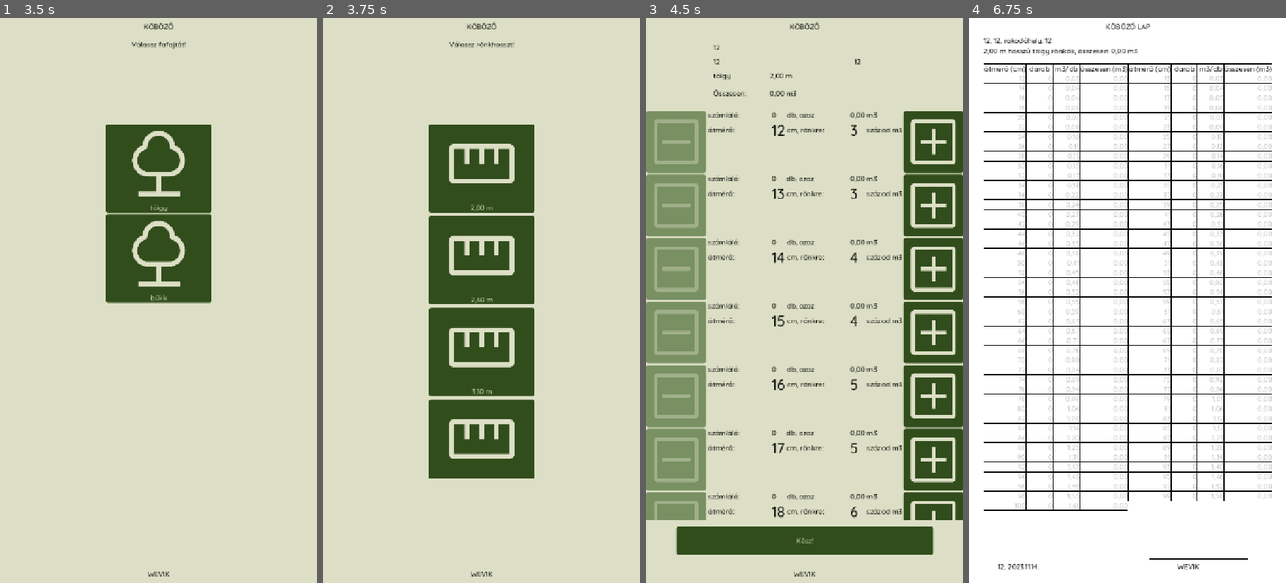
Above: before the commit, frames 1-4 (left to right).
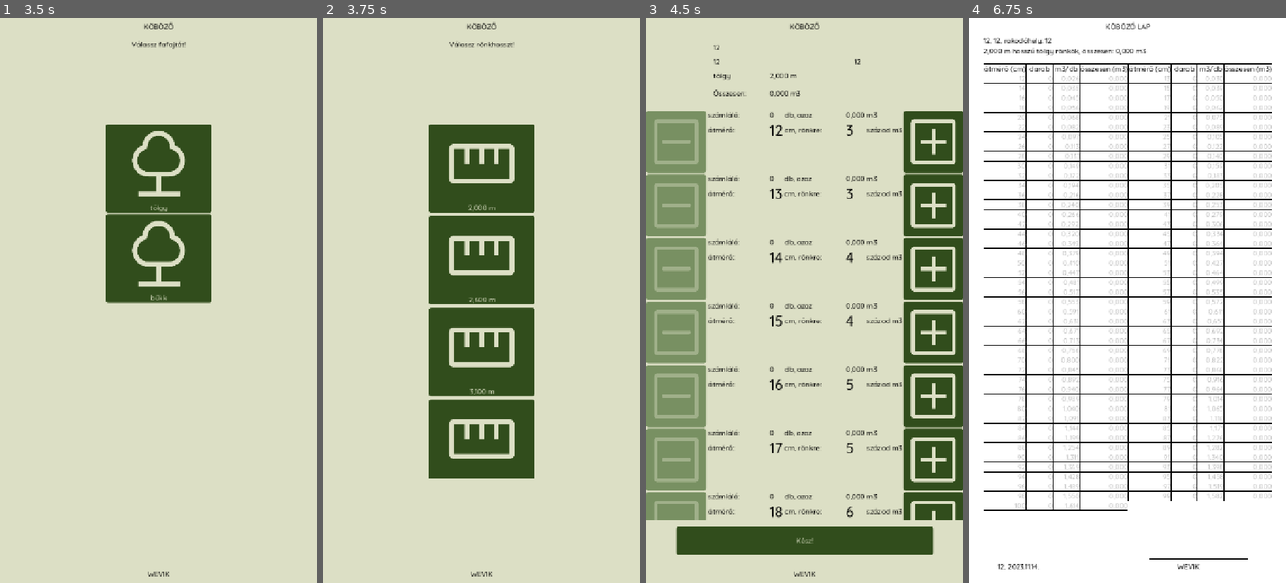
Above: after the commit, the same moments.

Repository: rolika/kob_g
Game: Godot game, scene res://main.tscn
The game is run twice, just before and just after one commit, with the same random seed, the same clock (stepped at 60 frames per second) and the same inputs.
Inputs (mouse positions are in pixels of both pictures, inside the frame that each line leads up to):
- Up to frame 1 (3.5 s): click "Új köbözés indítása" at 0.5 s; click (155, 131) at 1.27 s; type "12" at 1.35 s; click (155, 187) at 1.5 s; type "12" at 1.58 s; click (155, 244) at 1.73 s; type "12" at 1.82 s; click (155, 300) at 2.02 s; type "WEVIK" at 2.1 s; click "Tovább" at 2.75 s
- Up to frame 2 (3.75 s): click "tölgy" at 3.5 s
- Up to frame 3 (4.5 s): click (804, 170) at 4.25 s, where only the run before the commit has a clickable "2,00 m"
- Up to frame 4 (6.75 s): click (1257, 142) at 5.02 s; click (997, 142) at 5.75 s; click "Kész!" at 6.5 s

Frame 1 is identical in both runs. In frame 2, 0.1% of the frame differs, in the area x 45-55%, y 33-67%; in frame 3, 1.9%; in frame 4, 2.4%, in the area x 8-93%, y 5-87%.

Commit message:
show 3-digit floats

Diff:
--- a/scripts/pile.gd
+++ b/scripts/pile.gd
@@ -4,6 +4,7 @@
 
 const CUBE_DATA_PRECISION: float = 0.001
 const STARTING_DIAMETER: int = 12
+const FLOAT_FMT: String = "%.3f"
 
 var company: String
 var city: String
@@ -77,7 +78,7 @@
 
 func translate_decimal(num: Variant) -> Variant:
     if is_instance_of(num, TYPE_FLOAT):
-        var text = "%.2f" % num
+        var text = FLOAT_FMT % num
         return text.replace(".", ",")
     elif is_instance_of(num, TYPE_STRING):
         return float(num.replace(",", "."))
